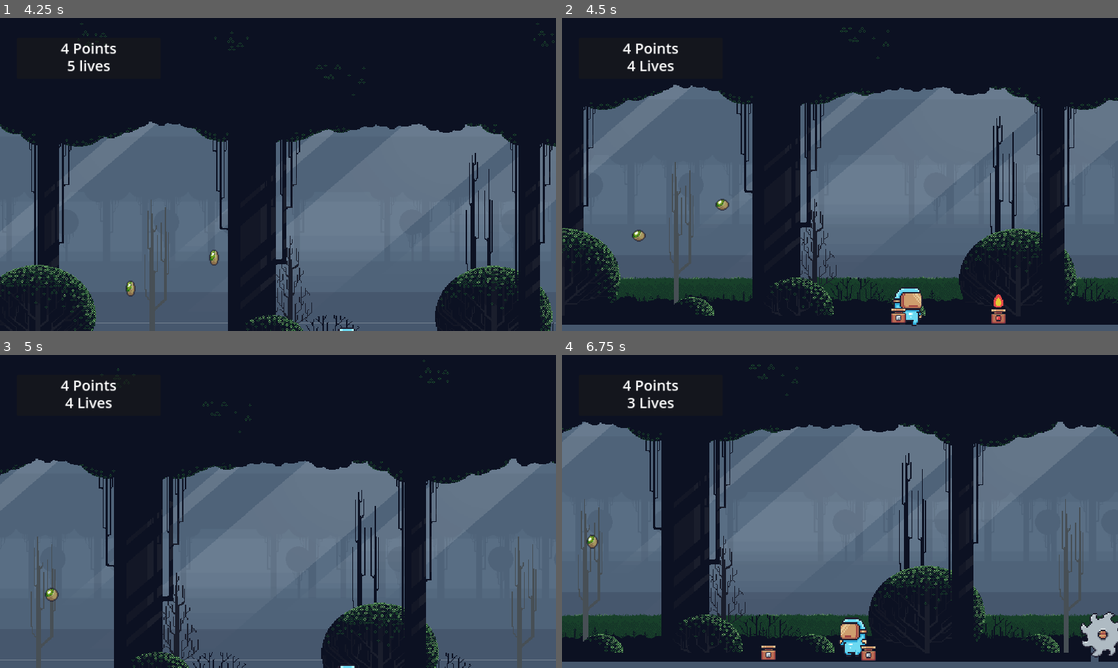
Above: before the commit, frames 1-4 (two rows, left to right).
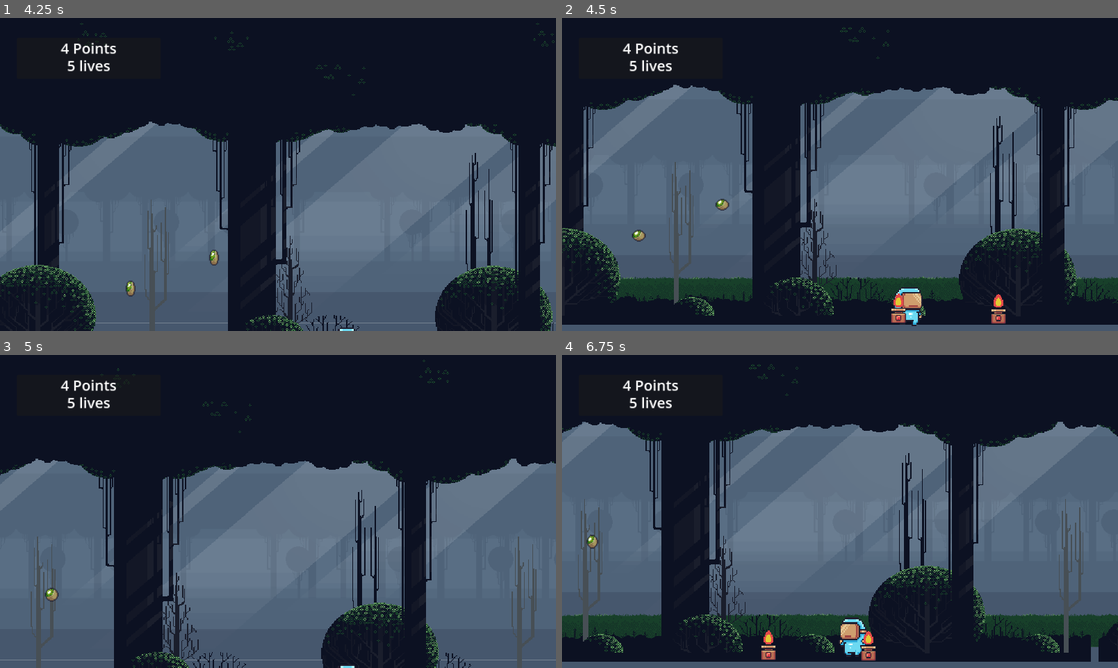
Above: after the commit, the same moments.

Repository: gmribas/LizardGame
Game: Godot game, scene res://scenes/main_menu.tscn
Same seed, same stepped clock (60 frames per second), same inputs: the game is played once before the commit and once after it.
Inputs:
- Up to frame 1 (4.25 s): click "Start" at 0.5 s; hold D (right) 1.28-2.78 s; tap Space (jump) at 1.52, 2.27, 3.77 s; hold A (left) 2.78-3.53 s; hold D (right) from 3.53 s (still down)
- Up to frame 2 (4.5 s): keep holding D (right)
- Up to frame 3 (5 s): keep holding D (right); tap Space (jump) at 4.52 s
- Up to frame 4 (6.75 s): release D (right) at 5.03 s; hold A (left) 5.03-5.78 s; tap Space (jump) at 5.27 s; hold D (right) 5.78-6.53 s; hold A (left) from 6.53 s (still down)

Frame 1 is identical in both runs. In frame 2, 0.2% of the frame differs, in the area x 11-62%, y 13-97%; in frame 3, 0.2%; in frame 4, 0.9%, in the area x 11-100%, y 13-97%.
Error after the commit: Invalid access to property or key 'global_position' on a base object of type 'Nil'. (res://scripts/traps/saw/saw.gd:21)

Commit message:
improving states

Diff:
--- a/scenes/collectables/breakable_box.tscn
+++ b/scenes/collectables/breakable_box.tscn
@@ -3,11 +3,11 @@
 [ext_resource type="Texture2D" uid="uid://dng4je34x5jgh" path="res://assets/collectables/box/box_break.png" id="1_nkwmf"]
 [ext_resource type="Texture2D" uid="uid://il0r34nvf1l" path="res://assets/collectables/box/box_hit.png" id="2_dv54l"]
 [ext_resource type="Texture2D" uid="uid://csyladymy1yka" path="res://assets/collectables/box/box_idle.png" id="2_gejq6"]
-[ext_resource type="Script" path="res://scripts/collectables/kiwi.gd" id="4_mbuk1"]
 [ext_resource type="Script" path="res://scripts/base/state_machine.gd" id="5_t7myr"]
 [ext_resource type="Script" path="res://scripts/collectables/state/default_state.gd" id="6_r8fia"]
 [ext_resource type="Script" path="res://scripts/collectables/breakable_box/state/breakable_box_break_state.gd" id="7_qad48"]
 [ext_resource type="Script" path="res://scripts/collectables/state/collected_state.gd" id="7_qw5ef"]
+[ext_resource type="Script" path="res://scripts/collectables/breakable_box/state/breakable_box_prize_state.gd" id="8_eli85"]
 
 [sub_resource type="AtlasTexture" id="AtlasTexture_8powo"]
 atlas = ExtResource("1_nkwmf")
@@ -93,7 +93,6 @@
 sprite_frames = SubResource("SpriteFrames_m6kgo")
 animation = &"break"
 autoplay = "idle"
-script = ExtResource("4_mbuk1")
 
 [node name="collision" type="CollisionShape2D" parent="."]
 shape = SubResource("RectangleShape2D_v6ksl")
@@ -102,21 +101,25 @@
 script = ExtResource("5_t7myr")
 initial_state = NodePath("DefaultCollectableState")
 
-[node name="DefaultCollectableState" type="Node" parent="StateMachine" node_paths=PackedStringArray("sprite", "collected_state")]
+[node name="DefaultCollectableState" type="Node" parent="StateMachine" node_paths=PackedStringArray("collected_state", "sprite")]
 script = ExtResource("6_r8fia")
+collected_state = NodePath("../CollectedCollectableState")
+sprite = NodePath("../../sprite")
 animation_name = "idle"
+
+[node name="CollectedCollectableState" type="Node" parent="StateMachine" node_paths=PackedStringArray("after_collected_state", "sprite")]
+script = ExtResource("7_qw5ef")
+after_collected_state = NodePath("../BrealableBoxBreakState")
 sprite = NodePath("../../sprite")
-collected_state = NodePath("../CollectedCollectableState")
-
-[node name="CollectedCollectableState" type="Node" parent="StateMachine" node_paths=PackedStringArray("sprite", "after_collected_state")]
-script = ExtResource("7_qw5ef")
 animation_name = "hit"
-sprite = NodePath("../../sprite")
-after_collected_state = NodePath("../BrealableBoxBreakState")
 state_name = "CollectedCollectableState"
 
-[node name="BrealableBoxBreakState" type="Node" parent="StateMachine" node_paths=PackedStringArray("sprite")]
+[node name="BrealableBoxBreakState" type="Node" parent="StateMachine" node_paths=PackedStringArray("hidden_prize", "sprite")]
 script = ExtResource("7_qad48")
+hidden_prize = NodePath("../BrealableBoxPrizeState")
+sprite = NodePath("../../sprite")
 animation_name = "break"
-sprite = NodePath("../../sprite")
 state_name = "BrealableBoxBreakState"
+
+[node name="BrealableBoxPrizeState" type="Node" parent="StateMachine"]
+script = ExtResource("8_eli85")
--- a/scenes/collectables/collectable_kiwi.tscn
+++ b/scenes/collectables/collectable_kiwi.tscn
@@ -1,6 +1,6 @@
 [gd_scene load_steps=33 format=3 uid="uid://vonf6ps58aik"]
 
-[ext_resource type="Script" path="res://scripts/collectables/collectable_kiwi.gd" id="1_5ss0u"]
+[ext_resource type="Script" path="res://scripts/collectables/kiwi/collectable_kiwi.gd" id="1_eorsy"]
 [ext_resource type="Texture2D" uid="uid://ddx4mrdhr0vm5" path="res://assets/collectables/kiwi/collected.png" id="2_605hb"]
 [ext_resource type="Texture2D" uid="uid://cmy4nxjfc8657" path="res://assets/collectables/kiwi/kiwi.png" id="3_jtww3"]
 [ext_resource type="Script" path="res://scripts/collectables/collectable_sprite.gd" id="4_4ir57"]
@@ -186,7 +186,7 @@
 radius = 12.5399
 
 [node name="CollectableKiwi" type="Area2D" node_paths=PackedStringArray("state_machine")]
-script = ExtResource("1_5ss0u")
+script = ExtResource("1_eorsy")
 state_machine = NodePath("StateMachine")
 
 [node name="Kiwi2D" type="AnimatedSprite2D" parent="."]
--- a/scenes/main.tscn
+++ b/scenes/main.tscn
@@ -197,22 +197,19 @@
 
 [node name="Traps" type="Node" parent="SceneObjects"]
 
-[node name="Fire" parent="SceneObjects/Traps" node_paths=PackedStringArray("character") instance=ExtResource("15_7akho")]
+[node name="Fire" parent="SceneObjects/Traps" instance=ExtResource("15_7akho")]
 position = Vector2(891, 591)
 scale = Vector2(2, 2)
-character = NodePath("../../VirtualGuy")
-metadata/_edit_lock_ = true
-
-[node name="Fire2" parent="SceneObjects/Traps" node_paths=PackedStringArray("character") instance=ExtResource("15_7akho")]
+metadata/_edit_lock_ = true
+
+[node name="Fire2" parent="SceneObjects/Traps" instance=ExtResource("15_7akho")]
 position = Vector2(1098, 592)
 scale = Vector2(2, 2)
-character = NodePath("../../VirtualGuy")
-metadata/_edit_lock_ = true
-
-[node name="Saw3" parent="SceneObjects/Traps" node_paths=PackedStringArray("character") instance=ExtResource("14_i0nj2")]
+metadata/_edit_lock_ = true
+
+[node name="Saw3" parent="SceneObjects/Traps" instance=ExtResource("14_i0nj2")]
 position = Vector2(1729, 574)
 scale = Vector2(2.5, 2.5)
-character = NodePath("../../VirtualGuy")
 metadata/_edit_lock_ = true
 
 [node name="Collectables" type="Node" parent="SceneObjects"]
--- a/scenes/traps/fire.tscn
+++ b/scenes/traps/fire.tscn
@@ -1,8 +1,11 @@
-[gd_scene load_steps=10 format=3 uid="uid://r3jom7elntf2"]
+[gd_scene load_steps=13 format=3 uid="uid://r3jom7elntf2"]
 
 [ext_resource type="Script" path="res://scripts/traps/fire/fire.gd" id="1_62515"]
 [ext_resource type="Texture2D" uid="uid://2ciple26bgu4" path="res://assets/traps/fire_on.png" id="1_e6n3e"]
 [ext_resource type="Texture2D" uid="uid://c1w2hdauxpwpa" path="res://assets/traps/fire_off.png" id="2_lfmle"]
+[ext_resource type="Script" path="res://scripts/base/state_machine.gd" id="4_laghp"]
+[ext_resource type="Script" path="res://scripts/traps/fire/state/fire_off_state.gd" id="5_mjl0o"]
+[ext_resource type="Script" path="res://scripts/traps/fire/state/fire_on_state.gd" id="6_f525e"]
 
 [sub_resource type="AtlasTexture" id="AtlasTexture_wkr4v"]
 atlas = ExtResource("2_lfmle")
@@ -47,8 +50,9 @@
 
 [sub_resource type="CapsuleShape2D" id="CapsuleShape2D_n14ib"]
 
-[node name="Fire" type="Area2D"]
+[node name="Fire" type="Area2D" node_paths=PackedStringArray("state_machine")]
 script = ExtResource("1_62515")
+state_machine = NodePath("StateMachine")
 
 [node name="Sprite2D" type="AnimatedSprite2D" parent="."]
 texture_filter = 1
@@ -59,4 +63,16 @@
 [node name="CollisionShape2D" type="CollisionShape2D" parent="."]
 shape = SubResource("CapsuleShape2D_n14ib")
 
+[node name="StateMachine" type="Node" parent="."]
+script = ExtResource("4_laghp")
+initial_state = NodePath("FireOnState")
+
+[node name="FireOffState" type="Node" parent="StateMachine" node_paths=PackedStringArray("sprite")]
+script = ExtResource("5_mjl0o")
+sprite = NodePath("../../Sprite2D")
+
+[node name="FireOnState" type="Node" parent="StateMachine" node_paths=PackedStringArray("sprite")]
+script = ExtResource("6_f525e")
+sprite = NodePath("../../Sprite2D")
+
 [connection signal="body_entered" from="." to="." method="_on_body_entered"]
--- a/scenes/traps/saw3.tscn
+++ b/scenes/traps/saw3.tscn
@@ -1,8 +1,11 @@
-[gd_scene load_steps=15 format=3 uid="uid://da1b3r4gmxfvr"]
+[gd_scene load_steps=18 format=3 uid="uid://da1b3r4gmxfvr"]
 
 [ext_resource type="Texture2D" uid="uid://dy5kqbb1csa86" path="res://assets/traps/saw_off.png" id="1_2mebk"]
-[ext_resource type="Script" path="res://scripts/traps/saw.gd" id="1_lr7pj"]
+[ext_resource type="Script" path="res://scripts/traps/saw/saw.gd" id="1_y35di"]
 [ext_resource type="Texture2D" uid="uid://c58jhlh5uwgdt" path="res://assets/traps/saw_on.png" id="2_r1bh4"]
+[ext_resource type="Script" path="res://scripts/base/state_machine.gd" id="3_dve4x"]
+[ext_resource type="Script" path="res://scripts/traps/saw/state/saw_idle_state.gd" id="4_ea5vk"]
+[ext_resource type="Script" path="res://scripts/traps/saw/state/saw_pursuing_state.gd" id="5_bbwpq"]
 
 [sub_resource type="CircleShape2D" id="CircleShape2D_muxlo"]
 radius = 21.0
@@ -83,8 +86,9 @@
 "speed": 20.0
 }]
 
-[node name="Saw3" type="Area2D"]
-script = ExtResource("1_lr7pj")
+[node name="Saw3" type="Area2D" node_paths=PackedStringArray("state_machine")]
+script = ExtResource("1_y35di")
+state_machine = NodePath("StateMachine")
 
 [node name="CollisionShape2D" type="CollisionShape2D" parent="."]
 shape = SubResource("CircleShape2D_muxlo")
@@ -95,4 +99,18 @@
 animation = &"off"
 autoplay = "on"
 
+[node name="StateMachine" type="Node" parent="."]
+script = ExtResource("3_dve4x")
+initial_state = NodePath("SawIdleState")
+
+[node name="SawIdleState" type="Node" parent="StateMachine" node_paths=PackedStringArray("pusuing_state", "sprite")]
+script = ExtResource("4_ea5vk")
+pusuing_state = NodePath("../SawPursuingState")
+sprite = NodePath("../../AnimatedSprite2D")
+
+[node name="SawPursuingState" type="Node" parent="StateMachine" node_paths=PackedStringArray("sprite")]
+script = ExtResource("5_bbwpq")
+state_name = "SawPursuingState"
+sprite = NodePath("../../AnimatedSprite2D")
+
 [connection signal="body_entered" from="." to="." method="_on_body_entered"]
--- a/scripts/base/state.gd
+++ b/scripts/base/state.gd
@@ -2,7 +2,7 @@
 class_name State
 extends Node
 
-@export var state_name: String
+var state_name: String = self.name
 
 # Reference to the state machine, to call its `transition_to()` method directly.
 # That's one unorthodox detail of our state implementation, as it adds a dependency between the
--- a/scripts/collectables/collectable_kiwi.gd
+++ b/scripts/collectables/kiwi/collectable_kiwi.gd
@@ -4,7 +4,7 @@
 
 signal animation_looped()
 
-@export var game_manager: GameManager
+@onready var game_manager: GameManager = get_node("/root/Root/GameManager")
 @export var state_machine: StateMachine
 
 func _on_body_entered(body):
--- a/scripts/collectables/state/collectable_state.gd
+++ b/scripts/collectables/state/collectable_state.gd
@@ -1,13 +1,9 @@
 class_name CollectableState
 extends State
 
-enum CollectableStateEnum {
-	DEFAULT,
-	FINISHED
-}
-
 @export var sprite: CollectableSprite
 @export var animation_name: String
+@export var point_value = 1
 
 var collectable: Collectable
 
--- a/scripts/collectables/state/default_state.gd
+++ b/scripts/collectables/state/default_state.gd
@@ -9,6 +9,5 @@
 	sprite.animation = animation_name
 
 func body_entered(_body):
-	if (_body is BaseCharacter):
-		state_machine.transition_to(collected_state.state_name)
-		game_manager.add_points()
+	game_manager.add_points_body_entered(_body, self)
+	state_machine.transition_to(collected_state.state_name)
--- a/scripts/game_manager.gd
+++ b/scripts/game_manager.gd
@@ -8,8 +8,16 @@
 var current_level = Level.new()
 var life = PlayerAttributes.DEFAULT_LIFE
 
-func add_points():
-	points += 1
+func add_points_body_entered(body, item: CollectableState):
+	if body is BaseCharacter:
+		add_points(item.point_value)
+
+func decrement_life_body_entered(body, item: TrapState):
+	if body is BaseCharacter:
+		decrement_life(item.damage)
+
+func add_points(amount):
+	points += amount
 	label_points.show_points(points)
 
 func finish_level():
@@ -19,8 +27,8 @@
 func is_level_finished():
 	return current_level.state == Level.LevelStates.LEVEL_STATE_FINISHED
 
-func decrement_life():
-	life = life - 1
+func decrement_life(state: TrapState):
+	life -= state.damage
 	label_lives.show_lives(life)
 
 	if life <= 0:
--- /dev/null
+++ b/scripts/traps/base/trap_state.gd
@@ -0,0 +1,24 @@
+class_name TrapState
+
+extends State
+
+@export var damage = 1
+@export var sprite: AnimatedSprite2D
+
+var animation_name: StringName
+var trap: Area2D
+var character: BaseCharacter
+
+func _ready():
+	await self.ready
+	trap = owner as Area2D
+	assert(trap != null)
+	assert(sprite != null)
+	assert(animation_name != null)
+
+	var children = get_node("/root/Root/SceneObjects").get_children()
+	for child in children:
+		if child is BaseCharacter:
+			character = child
+			break
+	assert(character != null)
--- a/scripts/traps/fire/fire.gd
+++ b/scripts/traps/fire/fire.gd
@@ -5,9 +5,7 @@
 @onready var game_manager: GameManager = get_node("/root/Root/GameManager")
 @onready var sprite_2d = $Sprite2D
 
-@export var character: BaseCharacter
+@export var state_machine: StateMachine
 
 func _on_body_entered(_body):
-	if (_body is BaseCharacter && sprite_2d.animation != "off"):
-		game_manager.decrement_life()
-		sprite_2d.animation = "off"
+	state_machine._on_body_entered(_body)
--- /dev/null
+++ b/scripts/traps/fire/state/fire_off_state.gd
@@ -0,0 +1,10 @@
+class_name FireOffState
+
+extends FireState
+
+const ANIMATION = "off"
+
+@onready var game_manager: GameManager = get_node("/root/Root/GameManager")
+
+func enter(_msg := {}) -> void:
+	sprite.animation = ANIMATION
--- a/scripts/traps/fire/state/fire_on_state.gd
+++ b/scripts/traps/fire/state/fire_on_state.gd
@@ -5,13 +5,12 @@
 const ANIMATION = "on"
 
 @onready var game_manager: GameManager = get_node("/root/Root/GameManager")
-@onready var sprite_2d = $Sprite2D
 
-var character: BaseCharacter
+var fire_off_state: FireState
 
 func enter(_msg := {}) -> void:
-	sprite_2d.animation = ANIMATION
+	sprite.animation = ANIMATION
 
 func _on_body_entered(_body):
-	if (_body.name == character.character_name):
-		game_manager.decrement_life()
+	game_manager.decrement_life_body_entered(_body, self)
+	state_machine.transition_to(fire_off_state.state_name)
--- a/scripts/traps/fire/state/fire_state.gd
+++ b/scripts/traps/fire/state/fire_state.gd
@@ -1,10 +1,5 @@
 class_name FireState
-extends State
-
-enum FireStateEnum {
-	ON,
-	OFF
-}
+extends TrapState
 
 var fire_trap: FireTrap
 
--- a/scripts/traps/saw.gd
+++ b/scripts/traps/saw/saw.gd
@@ -8,6 +8,7 @@
 
 @export var move_speed : float = 120.0
 @export var character: BaseCharacter
+@export var state_machine: StateMachine
 
 var already_moved = false
 
@@ -30,6 +31,4 @@
 		translate(calculate_motion)
 
 func _on_body_entered(_body):
-	if (_body == character):
-		game_manager.decrement_life()
-		queue_free()
+	state_machine._on_body_entered(_body)
--- /dev/null
+++ b/scripts/traps/saw/state/saw_idle_state.gd
@@ -0,0 +1,14 @@
+class_name SawIdleState
+
+extends SawState
+
+@onready var game_manager: GameManager = get_node("/root/Root/GameManager")
+
+@export var pusuing_state: SawState
+
+func enter(_msg := {}) -> void:
+	sprite.animation = animation_name
+
+func physics_update_action(_player_position, _saw_position):
+	if _player_position.distance_to(_saw_position) <= SAW_RANGE_OF_MOTION:
+		state_machine.transition_to(pusuing_state.state_name)
--- /dev/null
+++ b/scripts/traps/saw/state/saw_pursuing_state.gd
@@ -0,0 +1,16 @@
+class_name SawPursuingState
+
+extends SawState
+
+@onready var game_manager: GameManager = get_node("/root/Root/GameManager")
+
+@export var move_speed : float = 120.0
+
+@export var idle_state: SawState
+
+func physics_update_action(_player_position, _saw_position):
+    if _player_position.distance_to(_saw_position) > SAW_RANGE_OF_MOTION:
+        state_machine.transition_to(idle_state.state_name)
+
+func _on_body_entered(_body):
+    game_manager.decrement_life_body_entered(_body, self)
--- /dev/null
+++ b/scripts/traps/saw/state/saw_state.gd
@@ -0,0 +1,21 @@
+class_name SawState
+
+extends TrapState
+
+const SAW_RANGE_OF_MOTION = 700
+
+func enter(_msg := {}) -> void:
+	sprite.animation = animation_name
+
+func physics_update(_delta):
+	await get_tree().create_timer(0.3).timeout
+	var player_position = character.global_position
+	var saw_position = trap.global_position
+	var direction = player_position - saw_position
+	direction = direction.normalized()
+
+	physics_update_action(player_position, saw_position)
+
+
+func physics_update_action(_player_position, _saw_position):
+	pass
